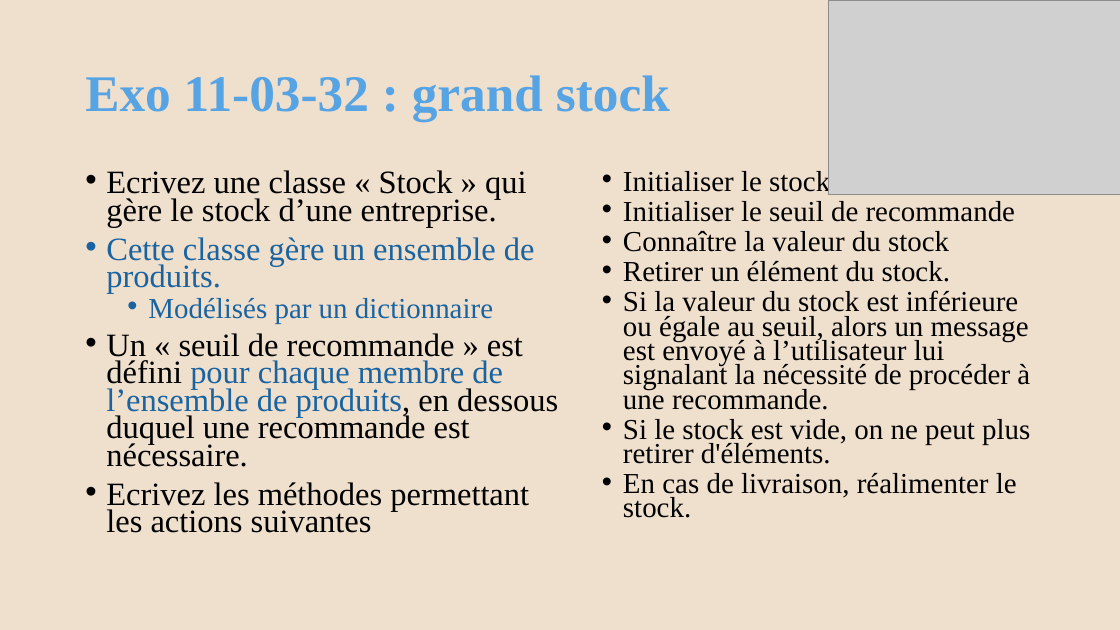
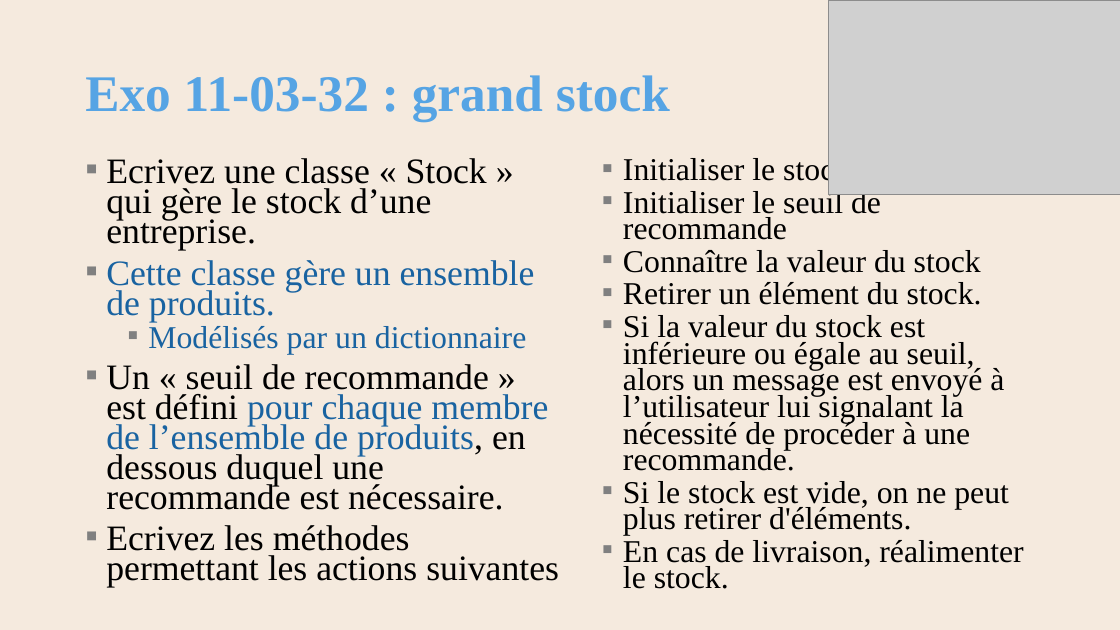
Before and after one commit to AlainWafflard/4IPO3, a slide deck: slide 70 of syllabus/11-POO-basic/11_syllabus.pptx. Drawn at 1120x630 pixels with LibreOffice and Linux fonts; fonts in the diff are those of the drawing; grey boxes stand for pictures; background and template pictures are left out. Boxes give left, top, right and bottom in pixels: in the first picture for what was removed or moved away, otherwise in the second. Text is boxed around its words. In the diff, an @@ line names an element or a change of style, - is before the commit and + after.

```diff
--- a/syllabus/11-POO-basic/11_syllabus.pptx
+++ b/syllabus/11-POO-basic/11_syllabus.pptx
@@ background #EFDFCD to #F5EADE @@
@@ text "Ecrivez une classe « Stock ...": place and size @@
-text "Ecrivez une classe « Stock ..." at (106,169,1030,533)
+text "Ecrivez une classe « Stock ..." at (106,156,1023,588)
@@ text "Ecrivez une classe « Stock ..." at (106,156,1023,588): size 27.9 to 30.6 pt in "Ecrivez une classe « Stock » qui ...", "Cette classe gère un ensemble de produits.", "Un « seuil de recommande » est ...", "Ecrivez les méthodes permettant les actions suivantes"; size 24.8 to 27.2 pt in "Modélisés par un dictionnaire", "Initialiser le stock", "Initialiser le seuil de recommande", "Connaître la valeur du stock" and 4 more places; bullet • to ▪ @@
```
Also in this commit, not shown: 84 other slides changed, 33 other files.
